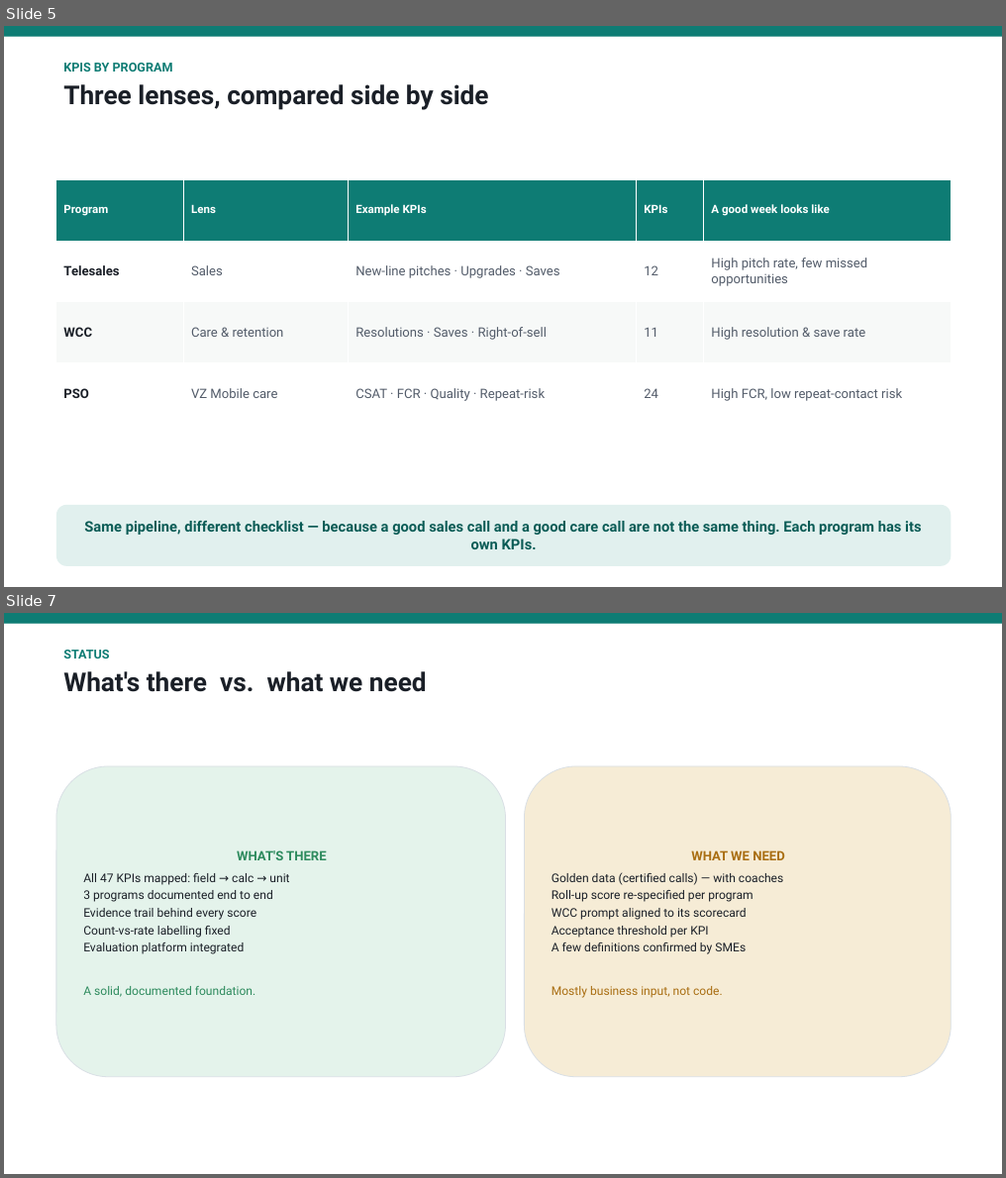
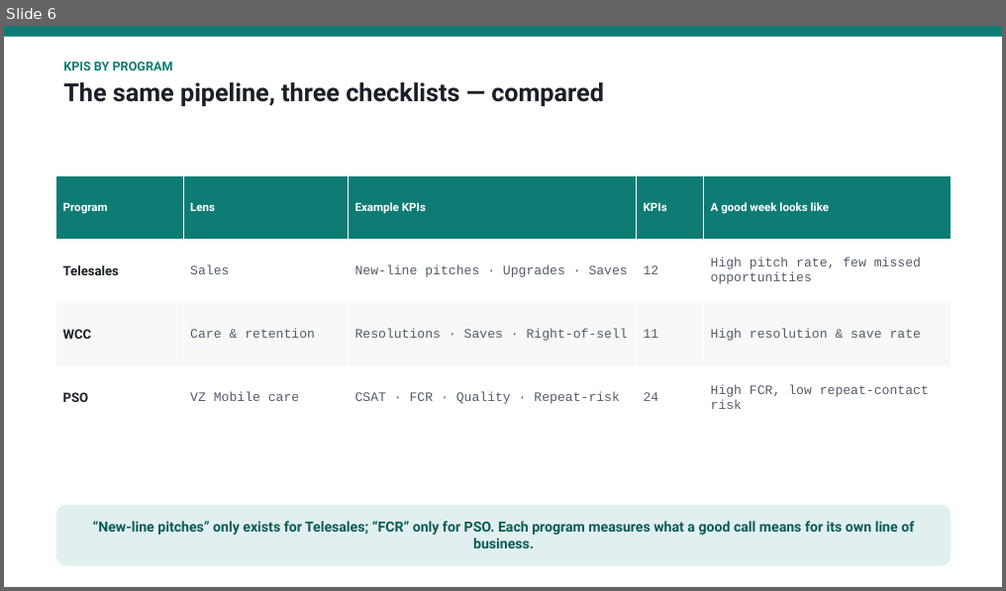
Before and after one commit to shyamanugu/LLMOps, a slide deck: usecases/ai_pipeline 2/docs/APIX_Metrics_Discussion.pptx. Shown one above the other, each under a label of ours: slides 5 and 7 before the commit, slide 6 after it; the slides between them are not shown. The pictures are 1006x1178 and 1006x591 pixels, drawn with LibreOffice and Linux fonts; fonts in the diff are those of the drawing. Boxes give left, top, right and bottom in pixels: in the first picture for what was removed or moved away, otherwise in the second. Text is boxed around its words. In the diff, an @@ line names an element or a change of style, - is before the commit and + after.

```diff
--- a/usecases/ai_pipeline 2/docs/APIX_Metrics_Discussion.pptx
+++ b/usecases/ai_pipeline 2/docs/APIX_Metrics_Discussion.pptx
@@ slide 7 removed at <box>4,613,1002,1174</box>, background #FFFFFF @@
@@ rectangle removed at <box>4,613,1002,624</box> @@
@@ text removed at <box>63,650,427,692</box> @@
-STATUS
-What's there vs. what we need
@@ rounded rectangle removed at <box>56,766,506,1077</box> @@
-WHAT'S THERE
-All 47 KPIs mapped: field → calc → unit
-3 programs documented end to end
-Evidence trail behind every score
-Count-vs-rate labelling fixed
-Evaluation platform integrated
-A solid, documented foundation.
@@ rounded rectangle removed at <box>525,766,951,1077</box> @@
-WHAT WE NEED
-Golden data (certified calls) — with coaches
-Roll-up score re-specified per program
-WCC prompt aligned to its scorecard
-Acceptance threshold per KPI
-A few definitions confirmed by SMEs
-Mostly business input, not code.
@@ what was slide 5 is now slide 6 @@
@@ slide 6 changed as well @@
@@ text at <box>63,82,604,106</box>: text changed; size 25 to 24 pt @@
-Three lenses, compared side by side
+The same pipeline, three checklists — compared
@@ table at <box>56,175,951,430</box> @@
@@ font Roboto to Courier New in "Sales", "New-line pitches · Upgrades · Saves", "12", "High pitch rate, few missed opportunities" and 8 more places @@
@@ table: place and size @@
-table at <box>56,179,951,425</box>
+table at <box>56,175,951,430</box>
@@ text in rounded rectangle at <box>93,521,914,549</box>: text changed; size 14 to 13.5 pt @@
-Same pipeline, different checklist — because a good sales call and a good care call are not the same thing. Each program has its own KPIs.
+“New-line pitches” only exists for Telesales; “FCR” only for PSO. Each program measures what a good call means for its own line of business.
```
Also in this commit, not shown: 2 other slides changed, 5 slides added, 4 other slides removed, 2 other files.
